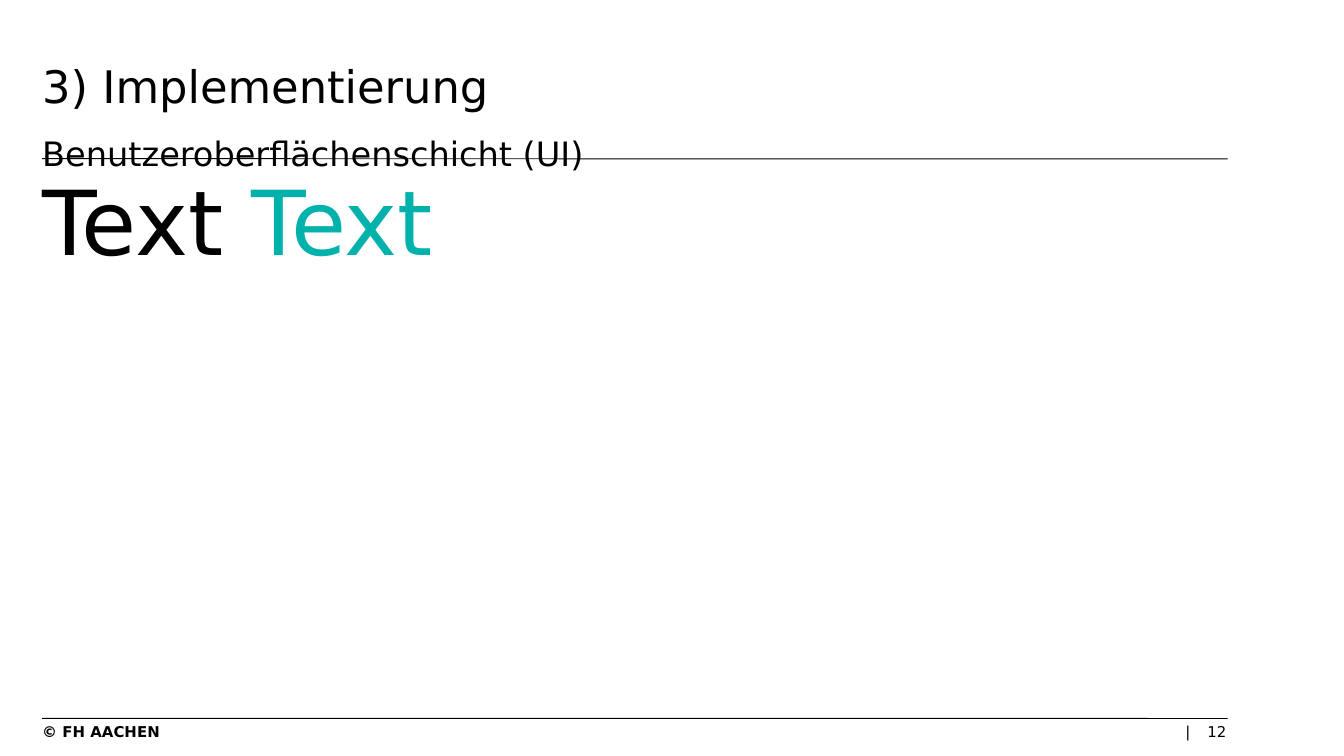
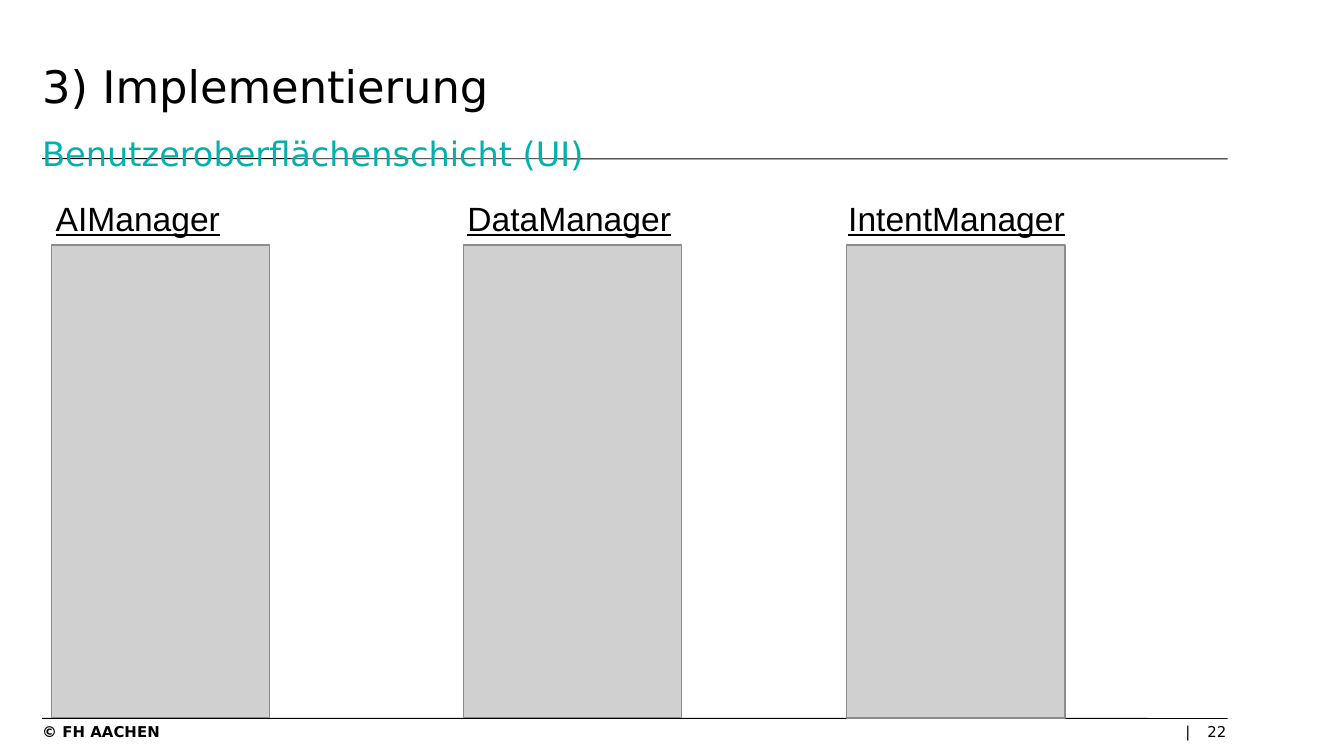
Before and after one commit to levithas/Bachelorprojekt, a slide deck: slide 22 of Dokumentation/Präsentation.pptx (slide 12 before the commit). Drawn at 1344x756 pixels with LibreOffice and Linux fonts; fonts in the diff are those of the drawing; grey boxes stand for pictures; background and template pictures are left out. Boxes give left, top, right and bottom in pixels: in the first picture for what was removed or moved away, otherwise in the second. Text is boxed around its words. In the diff, an @@ line names an element or a change of style, - is before the commit and + after.

```diff
--- a/Dokumentation/Präsentation.pptx
+++ b/Dokumentation/Präsentation.pptx
@@ title "3) Implementierung Benutzeroberflächenschicht (UI)" at (x1=42, y1=69, x2=584, y2=171): text colour #000000 to #00B1AC in "Benutzeroberflächenschicht (UI)" @@
@@ text removed at (x1=42, y1=189, x2=433, y2=257) @@
-Text Text
@@ text added at (x1=56, y1=208, x2=220, y2=237), 18 pt, text #000000, underline @@
+AIManager
@@ text added at (x1=467, y1=208, x2=671, y2=237), 18 pt, text #000000, underline @@
+DataManager
@@ text added at (x1=848, y1=208, x2=1065, y2=237), 18 pt, text #000000, underline @@
+IntentManager
@@ picture added at (x1=51, y1=245, x2=269, y2=716) @@
@@ picture added at (x1=464, y1=245, x2=681, y2=716) @@
@@ picture added at (x1=847, y1=245, x2=1066, y2=718) @@
@@ page number at (x1=1207, y1=726, x2=1226, y2=737): text changed @@
-12
+22
```
Also in this commit, not shown: 15 other slides changed, 16 slides added, 5 slides removed, 4 other files.
